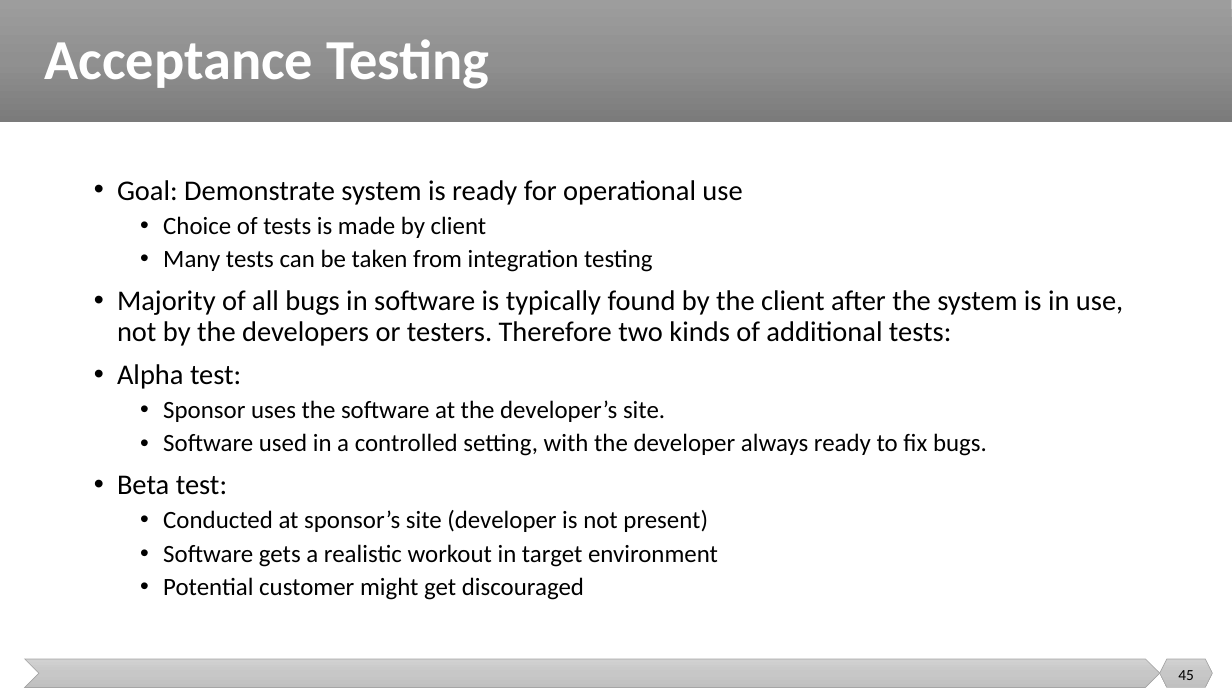
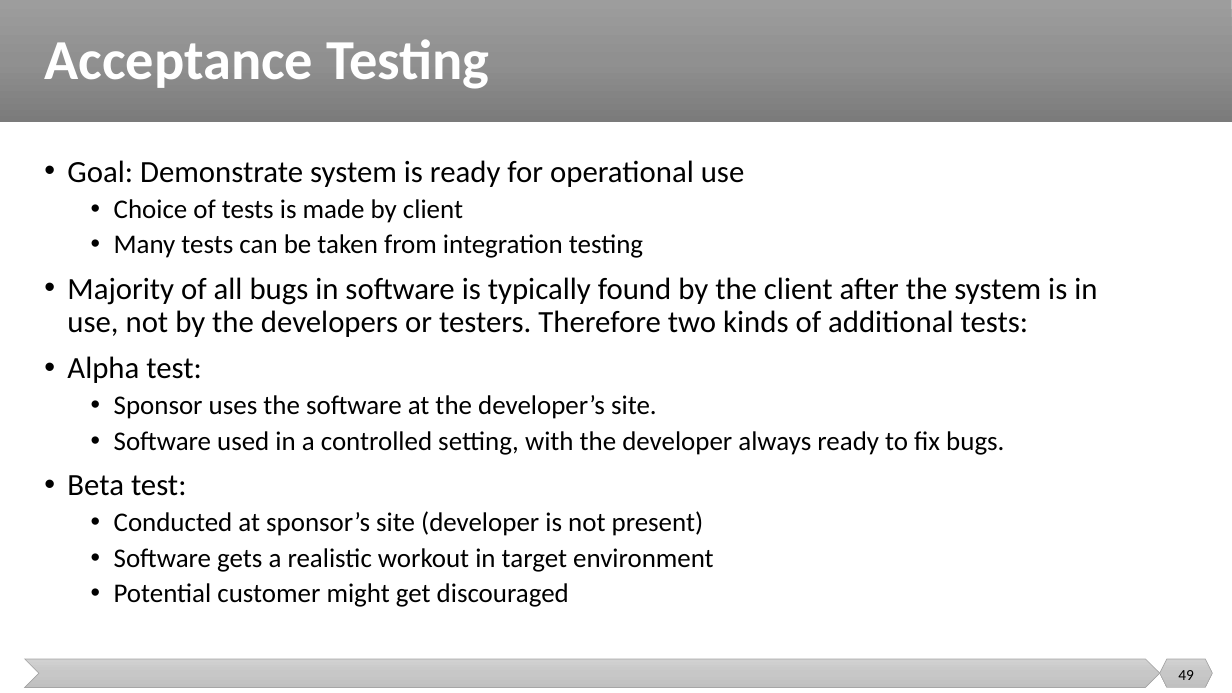
Before and after one commit to malenezi/malenezi, a slide deck: slide 49 of new_SE401/Lectures/8-Integration, System and Regression Testing/System Testing.pptx (slide 45 before the commit). Drawn at 1232x693 pixels with LibreOffice and Linux fonts; fonts in the diff are those of the drawing. Boxes give left, top, right and bottom in pixels: in the first picture for what was removed or moved away, otherwise in the second. Text is boxed around its words. In the diff, an @@ line names an element or a change of style, - is before the commit and + after.

```diff
--- a/new_SE401/Lectures/8-Integration, System and Regression Testing/System Testing.pptx
+++ b/new_SE401/Lectures/8-Integration, System and Regression Testing/System Testing.pptx
@@ text "Goal: Demonstrate system is ready ...": place and size @@
-text "Goal: Demonstrate system is ready ..." at <box>117,180,1123,600</box>
+text "Goal: Demonstrate system is ready ..." at <box>67,160,1097,607</box>
@@ text "Goal: Demonstrate system is ready ..." at <box>67,160,1097,607</box>: size 22.2 to 24 pt in "Goal: Demonstrate system is ready for operational ...", "Majority of all bugs in software is ...", "Alpha test:", "Beta test:"; size 19.4 to 21 pt in "Choice of tests is made by client", "Many tests can be taken from integration ...", "Sponsor uses the software at the developer’s ...", "Software used in a controlled setting, with ..." and 3 more places @@
@@ page number at <box>1178,670,1194,680</box>: text changed @@
-45
+49
```
Also in this commit, not shown: 15 other slides changed, 6 slides added, 2 slides removed, 1 other file.
